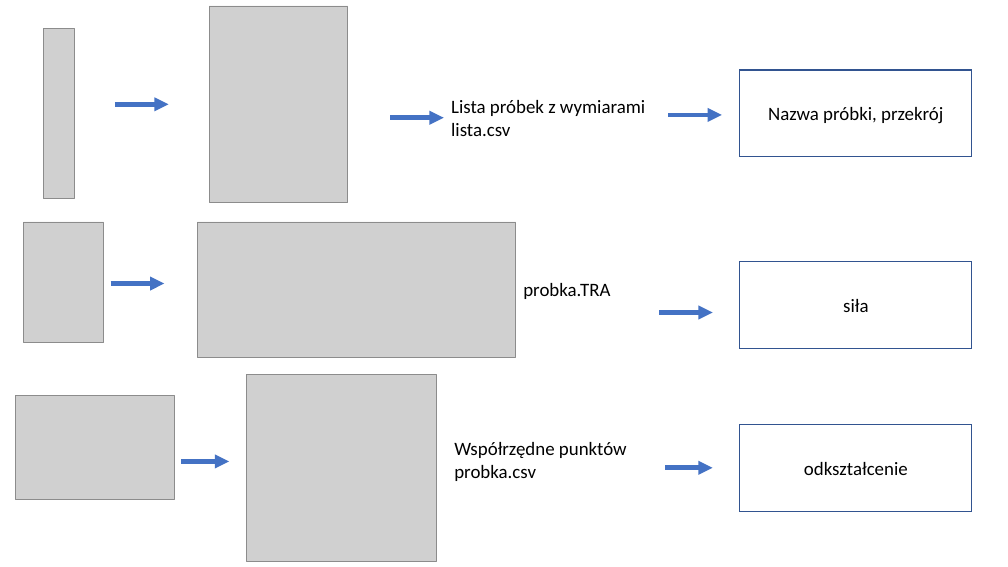
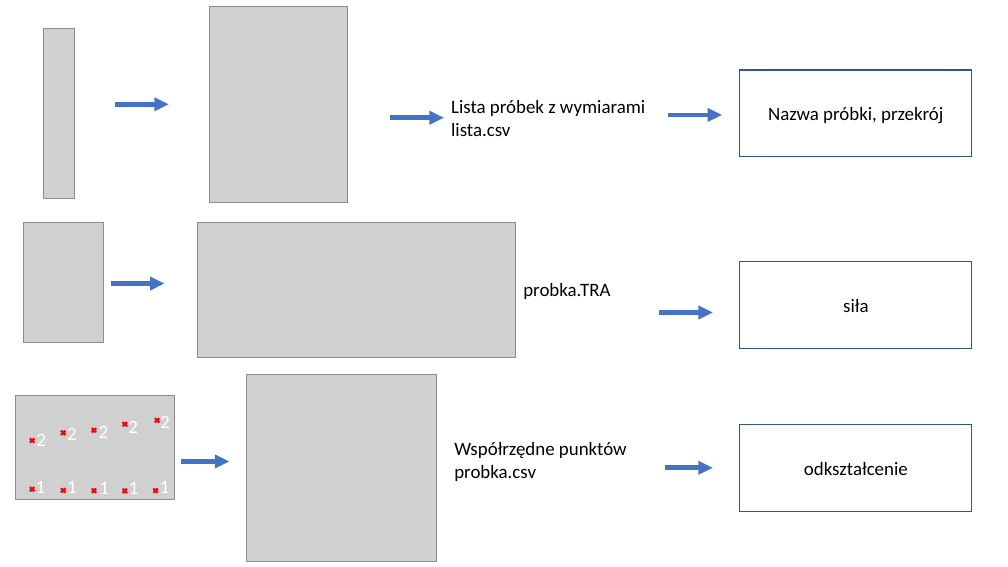
Before and after one commit to martaciemiorek/final, a slide deck: slide 2 of schemat.pptx (slide 5 before the commit). Drawn at 1008x567 pixels with LibreOffice and Linux fonts; fonts in the diff are those of the drawing; grey boxes stand for pictures. Boxes give left, top, right and bottom in pixels: in the first picture for what was removed or moved away, otherwise in the second. Text is boxed around its words. In the diff, an @@ line names an element or a change of style, - is before the commit and + after.

```diff
--- a/schemat.pptx
+++ b/schemat.pptx
@@ cross added at [153, 417, 161, 424], fill #FF0000, outline #FF0000 0.25 pt @@
@@ text added at [160, 416, 170, 428], 18 pt, text #FFFFFF @@
+2
@@ cross added at [28, 437, 36, 445], fill #FF0000, outline #FF0000 0.25 pt @@
@@ text added at [36, 434, 46, 446], 18 pt, text #FFFFFF @@
+2
@@ cross added at [59, 429, 67, 436], fill #FF0000, outline #FF0000 0.25 pt @@
@@ text added at [67, 428, 77, 440], 18 pt, text #FFFFFF @@
+2
@@ cross added at [90, 426, 98, 434], fill #FF0000, outline #FF0000 0.25 pt @@
@@ text added at [99, 426, 109, 438], 18 pt, text #FFFFFF @@
+2
@@ cross added at [121, 420, 129, 428], fill #FF0000, outline #FF0000 0.25 pt @@
@@ text added at [128, 421, 138, 433], 18 pt, text #FFFFFF @@
+2
@@ cross added at [28, 485, 36, 493], fill #FF0000, outline #FF0000 0.25 pt @@
@@ text added at [36, 481, 46, 493], 18 pt, text #FFFFFF @@
+1
@@ cross added at [59, 487, 67, 495], fill #FF0000, outline #FF0000 0.25 pt @@
@@ text added at [67, 481, 77, 493], 18 pt, text #FFFFFF @@
+1
@@ cross added at [90, 487, 98, 495], fill #FF0000, outline #FF0000 0.25 pt @@
@@ text added at [99, 482, 109, 494], 18 pt, text #FFFFFF @@
+1
@@ cross added at [121, 487, 129, 495], fill #FF0000, outline #FF0000 0.25 pt @@
@@ text added at [129, 482, 139, 494], 18 pt, text #FFFFFF @@
+1
@@ cross added at [152, 487, 160, 495], fill #FF0000, outline #FF0000 0.25 pt @@
@@ text added at [160, 481, 170, 493], 18 pt, text #FFFFFF @@
+1
```
Also in this commit, not shown: 3 slides added, 4 slides removed, 7 other files.
